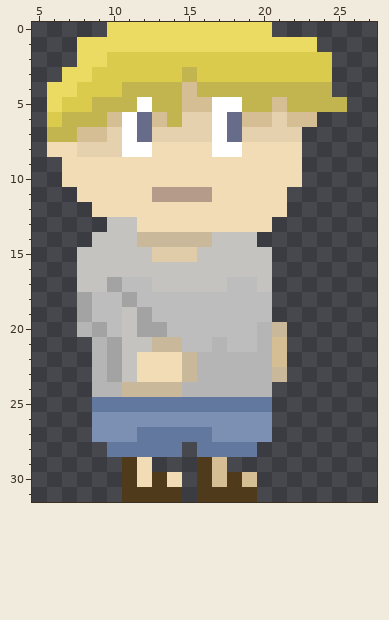
Pixel-art sprite, stored at client/assets/images/character/walking3.png. The picture above is the old version.
The file is 64x64 pixels, drawn in blocks of 2x2; one block is one cell here. Colours within 5 levels of each other are drawn and written as one. Shown: x 5..27, y 0..31.
Once edited:
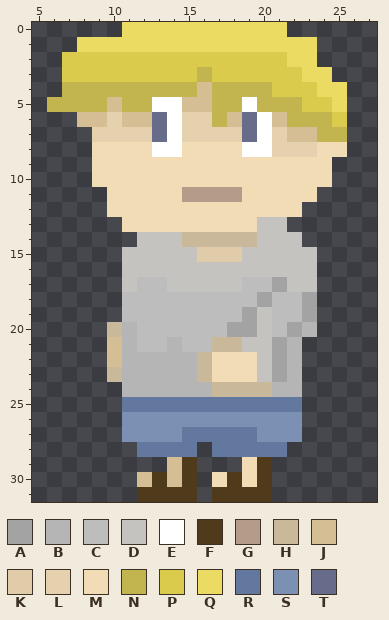
Palette (. is transparent): A #a3a3a3  B #b5b5b5  C #bdbdbd  D #c4c3c0  E #ffffff  F #4f3b1b  G #b59c8a  H #c9b899  J #d6be94  K #e0cca8  L #e6d1ae  M #f2dcb6  N #c2b44e  P #dbcb4d  Q #ebdb63  R #62789e  S #7b90b3  T #676c8a
From old to new:
Changed rows in their new state; - is an unchanged pixel.
first column x 6:
 0 ----.----------Q----
 2 -PPP------------QQ.-
 3 -PP------PN------QQ-
 4 .NNNN----NJ----PPPQQ
 5 NNN-J-NEE--NNE-N-PPQ
 6 ..JJLJJTE--NJTEJNNNP
 7 ...L-LLTE--LLTE-JJNN
 8 ...MMMMEE--MMEELLLMM
 9 -..--------------MM-
10 -..--------------MM-
11 --..---MM--GG---MM--
12 ---.------------M---
13 ----.M--------DD----
14 ---...DDD--HHHDDD---
15 --...--DDDKKK--DDD--
16 --...----------DDD--
17 --...D-C----D-CADD--
18 --...C--------ACCA--
19 --...CC------ADCCA--
20 --..HBCC----AADCAB--
21 ---.JBCCB--HHDDAB---
22 ---.JBBBBBHMMMDAB---
23 ---.HBBBBBHMMMDAB---
24 ---..BBBB--HHHHBB---
25 ---..----------RR---
26 ---..----------SS---
27 ---..-SSS--RRR-SS---
28 ----..---R.---RR----
29 -----..-JF..-MF-----
30 -----.J-JF.M-MF-----
31 -----.---F.---F-----
